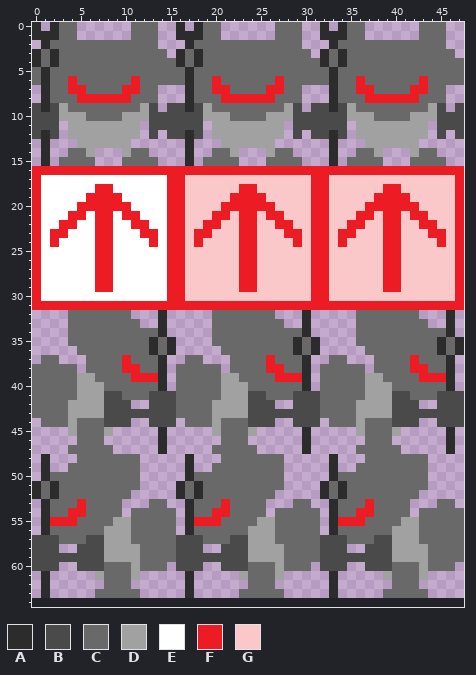
A sprite sheet gets an edit: assets/patrolbot1.png. The picture above was drawn from the file before the commit.
The file is 48x64 pixels. Colours within 5 levels of each other are drawn and written as one. The old version is drawn lined up with the new one, on the new canvas.
Palette (. is transparent): A #2c2c2c  B #4a4a4a  C #696969  D #a1a1a1  E #ffffff  F #ed1c24  G #fbc8ca
Pixels before (only the part around the change), first column x 0:
 0 A.ACC......CCC..A.ACC......C
 1 AAACC......CCC..AAACC......C
 2 .ACCCCCCCCCCCC...ACCCCCCCCCC
 3 ACACCCCCCCCCCCC.ACACCCCCCCCC
 4 ACACCCCCCCCCCCCCACACCCCCCCCC
 5 CACCCCCCCCCCCCCCCACCCCCCCCCC
 6 CACCFCCCCCCFCCCCCACCFCCCCCCF
 7 .ACCFFCCCCFFCC...ACCFFCCCCFF
 8 .ACCCFFFFFFCCC...ACCCFFFFFFC
 9 BABDCCCCCCCCDB.BBABDCCCCCCCC
10 BBBDDDCCCCDDDBBBBBBDDDCCCCDD
11 BBB.DDDDDDDD.BBBBBB.DDDDDDDD
12 BAB.DDDDDDDD.B.BBAB.DDDDDDDD
13 .A...DDDDDD......A...DDDDDD.
14 .A..CCD...DCC....A..CCD...DC
15 .A.CCCC...CCCC...A.CCCC...CC
16 FFFFFFFFFFFFFFFFFFFFFFFFFFFF
17 FEEEEEEEEEEEEEEFFGGGGGGGGGGG
18 FEEEEEEFFEEEEEEFFGGGGGGFFGGG
19 FEEEEEFFFFEEEEEFFGGGGGFFFFGG
20 FEEEEFFFFFFEEEEFFGGGGFFFFFFG
21 FEEEFFEFFEFFEEEFFGGGFFGFFGFF
22 FEEFFEEFFEEFFEEFFGGFFGGFFGGF
23 FEFFEEEFFEEEFFEFFGFFGGGFFGGG
24 FEFEEEEFFEEEEFEFFGFGGGGFFGGG
25 FEEEEEEFFEEEEEEFFGGGGGGFFGGG
26 FEEEEEEFFEEEEEEFFGGGGGGFFGGG
27 FEEEEEEFFEEEEEEFFGGGGGGFFGGG
28 FEEEEEEFFEEEEEEFFGGGGGGFFGGG
29 FEEEEEEFFEEEEEEFFGGGGGGFFGGG
30 FEEEEEEEEEEEEEEFFGGGGGGGGGGG
31 FFFFFFFFFFFFFFFFFFFFFFFFFFFF
32 ....CCCCCCC...A.....CCCCCCC.
33 ....CCCCCCCC..A.....CCCCCCCC
34 ....CCCCCCCCCCA.....CCCCCCCC
35 ....CCCCCCCCCACA....CCCCCCCC
36 .....CCCCCCCCACA.....CCCCCCC
37 .CC...CCCCFCCCA..CC...CCCCFC
38 CCCCC.CCCCFFCCA.CCCCC.CCCCFF
39 CCCCCDDCCCCFFFA.CCCCCDDCCCCF
40 CCCCCDDDCCCCCCA.CCCCCDDDCCCC
41 CCCCCDDDBBCCCBBBCCCCCDDDBBCC
42 CCCCDDDDBBB..BBBCCCCDDDDBBB.
43 CCCCDDDDBBBBBBBBCCCCDDDDBBBB
44 .CCCDCCCBBB..BBB.CCCDCCCBBB.
45 ....DCCCD.....A.....DCCCD...
46 .....CCC......A......CCC....
47 ....CCCCC.....A.....CCCCC...
48 .A...CCCCCCC.....A...CCCCCCC
49 .A..CCCCCCCC.....A..CCCCCCCC
50 .ACCCCCCCCCC.....ACCCCCCCCCC
51 ACACCCCCCCCC....ACACCCCCCCCC
52 ACACCCCCCCC.....ACACCCCCCCC.
53 .ACCCFCCCC...CC..ACCCFCCCC..
54 .ACCFFCCCC.CCCCC.ACCFFCCCC.C
55 .AFFFCCCCDDCCCCC.AFFFCCCCDDC
56 .ACCCCCCDDDCCCCC.ACCCCCCDDDC
57 BBBCCCBBDDDCCCCCBBBCCCBBDDDC
58 BBB..BBBDDDDCCCCBBB..BBBDDDD
59 BBBBBBBBDDDDCCCCBBBBBBBBDDDD
60 BBB..BBBCCCDCCC.BBB..BBBCCCD
61 .A.....DCCCD.....A.....DCCCD
62 .A......CCC......A......CCC.
63 .A.....CCCCC.....A.....CCCCC
64 ............................
After:
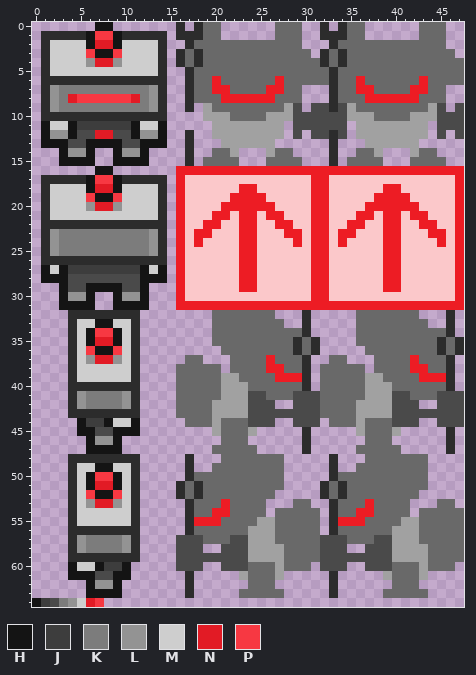
Colours new in this view: H #141414  J #3d3d3d  K #7c7c7c  L #939393  M #cecece  N #e21b25  P #f73842
The exact change:
canvas 48x64 -> 48x65
y 0: x 0 A -> .; x 2..4 ACC -> ...; x 7..8 .. -> HH; x 11..13 CCC -> ...
y 1: x 0 A -> .; x 3..14 CC......CCC. -> AAAHPPHAAAAA
y 2: x 2..14 CCCCCCCCCCCC. -> MMMMHNNHMMMMA
y 3: x 0..14 ACACCCCCCCCCCCC -> .AMMMMPHHPMMMMA
y 4: x 0..15 ACACCCCCCCCCCCCC -> .AMMMMLNNLMMMMA.
y 5: x 0 C -> .; x 2..16 CCCCCCCCCCCCCCC -> MMMMMMMMMMMMA..
y 6: x 0 C -> .; x 2..16 CCFCCCCCCFCCCCC -> AAAAAAAAAAAAA..
y 7: x 2..14 CCFFCCCCFFCC. -> LKKKKKKKKKKLA
y 8: x 2..14 CCCFFFFFFCCC. -> LKNPPPPPPNKLA
y 9: x 0 B -> .; x 2..16 BDCCCCCCCCDB.BB -> LKKKKKKKKKKLA..; x 18 B -> .
y 10: x 0..18 BBBDDDCCCCDDDBBBBBB -> .AAAAAAAAAAAAAA....
y 11: x 0..18 BBB.DDDDDDDD.BBBBBB -> .HMMHJJJJJJHMMH....
y 12: x 0..16 BAB.DDDDDDDD.B.BB -> .HLLHBBNNBBHLLH..; x 18 B -> .
y 13: x 1..14 A...DDDDDD.... -> HHHBBHHHHBBHHH
y 14: x 1 A -> .; x 3..6 .CCD -> HLLH; x 9..12 .DCC -> HLLH
y 15: x 1 A -> .; x 3..6 CCCC -> HHHH; x 9..13 .CCCC -> HHHH.
y 16: x 0..15 FFFFFFFFFFFFFFFF -> .......HH.......
y 17: x 0..15 FEEEEEEEEEEEEEEF -> .AAAAAHPPHAAAAA.
y 18: x 0..15 FEEEEEEFFEEEEEEF -> .AMMMMHNNHMMMMA.
y 19: x 0..15 FEEEEEFFFFEEEEEF -> .AMMMMPHHPMMMMA.
y 20: x 0..15 FEEEEFFFFFFEEEEF -> .AMMMMLNNLMMMMA.
y 21: x 0..15 FEEEFFEFFEFFEEEF -> .AMMMMMMMMMMMMA.
y 22: x 0..15 FEEFFEEFFEEFFEEF -> .AAAAAAAAAAAAAA.
y 23: x 0..15 FEFFEEEFFEEEFFEF -> .ALKKKKKKKKKKLA.
y 24: x 0..15 FEFEEEEFFEEEEFEF -> .ALKKKKKKKKKKLA.
y 25: x 0..15 FEEEEEEFFEEEEEEF -> .ALKKKKKKKKKKLA.
y 26: x 0..15 FEEEEEEFFEEEEEEF -> .AAAAAAAAAAAAAA.
y 27: x 0..15 FEEEEEEFFEEEEEEF -> .HMHJJJJJJJJHMH.
y 28: x 0..15 FEEEEEEFFEEEEEEF -> .HHHBBBBBBBBHHH.
y 29: x 0..15 FEEEEEEFFEEEEEEF -> ...HBBHHHHBBH...
y 30: x 0..15 FEEEEEEEEEEEEEEF -> ...HLLH..HLLH...
y 31: x 0..15 FFFFFFFFFFFFFFFF -> ...HHHH..HHHH...
y 32: x 4..11 CCCCCCC. -> AAAAAAAA; x 14 A -> .
y 33: x 4..11 CCCCCCCC -> AMMHHMMA; x 14 A -> .
y 34: x 4..14 CCCCCCCCCCA -> AMHPPHMA...
y 35: x 4..15 CCCCCCCCCACA -> AMHNNHMA....
y 36: x 4..15 .CCCCCCCCACA -> AMPHHPMA....
y 37: x 1..2 CC -> ..; x 4..14 ..CCCCFCCCA -> AMLNNLMA...
y 38: x 0..14 CCCCC.CCCCFFCCA -> ....AMMMMMMA...
y 39: x 0..14 CCCCCDDCCCCFFFA -> ....AMMMMMMA...
y 40: x 0..14 CCCCCDDDCCCCCCA -> ....AAAAAAAA...
y 41: x 0..15 CCCCCDDDBBCCCBBB -> ....ALKKKKLA....
y 42: x 0..11 CCCCDDDDBBB. -> ....ALKKKKLA; x 13..15 BBB -> ...
y 43: x 0..15 CCCCDDDDBBBBBBBB -> ....AAAAAAAA....
y 44: x 1..11 CCCDCCCBBB. -> ....HJJHMMH; x 13..15 BBB -> ...
y 45: x 4..11 DCCCD... -> .HHBBHHH; x 14 A -> .
y 46: x 5..9 CCC.. -> .HLLH; x 14 A -> .
y 47: x 4..9 CCCCC. -> ..HHHH; x 14 A -> .
y 48: x 1 A -> .; x 4..11 .CCCCCCC -> AAAAAAAA
y 49: x 1 A -> .; x 4..11 CCCCCCCC -> AMMHHMMA
y 50: x 1..11 ACCCCCCCCCC -> ...AMHPPHMA
y 51: x 0..11 ACACCCCCCCCC -> ....AMHNNHMA
y 52: x 0..11 ACACCCCCCCC. -> ....AMPHHPMA
y 53: x 1..11 ACCCFCCCC.. -> ...AMLNNLMA; x 13..14 CC -> ..
y 54: x 1..15 ACCFFCCCC.CCCCC -> ...AMMMMMMA....
y 55: x 1..15 AFFFCCCCDDCCCCC -> ...AMMMMMMA....
y 56: x 1..15 ACCCCCCDDDCCCCC -> ...AAAAAAAA....
y 57: x 0..15 BBBCCCBBDDDCCCCC -> ....ALKKKKLA....
y 58: x 0..2 BBB -> ...; x 4..15 .BBBDDDDCCCC -> ALKKKKLA....
y 59: x 0..15 BBBBBBBBDDDDCCCC -> ....AAAAAAAA....
y 60: x 0..2 BBB -> ...; x 4..14 .BBBCCCDCCC -> HMMHJJH....
y 61: x 1 A -> .; x 4..11 ...DCCCD -> HHHBBHH.
y 62: x 1 A -> .; x 6..10 ..CCC -> HLLH.
y 63: x 1 A -> .; x 6..11 .CCCCC -> HHHH..
y 64: x 0..7 ........ -> HJBKLMNP
